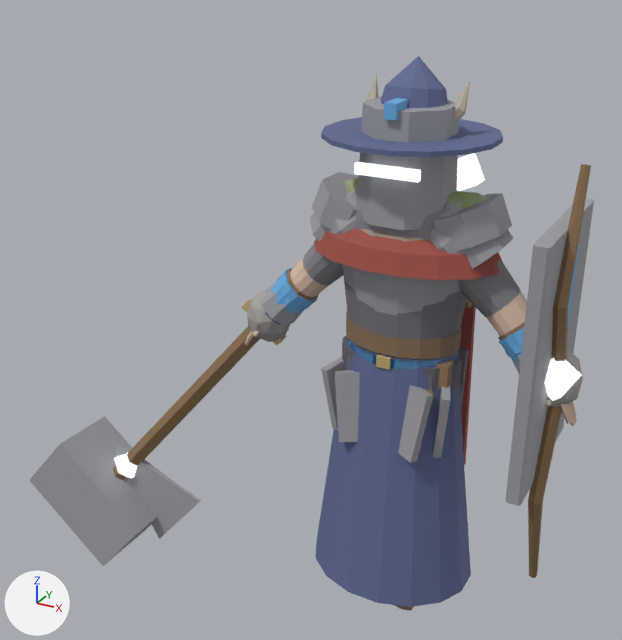
An edit to the glTF model art/creator/humanoid_slim/export/humanoid_slim_feminine.glb, drawn before and after from the same camera.
The view is the same before and after, from a camera (50 mm lens) standing at (1.06, -2.6, 2.35) and looking at (-0.42, 0.1, 1.0). Lighting does not change. The marker at lower left points along +X, +Y and +Z. The picture after the commit comes second. Vertices at exactly the same position are counted once.

The scene before the commit, as lines of its bpy script (objects in view):
```python
me_part_back_cape = bpy.data.meshes.new('part.back.cape')
me_part_back_cape.from_pydata(...)  # 8 vertices, 12 faces; spans x -0.23..0.23, y 0.105..0.232, z 0.528..1.475
me_part_back_cape.materials.append(mat_cloth)
me_part_head_great_helm = bpy.data.meshes.new('part.head.great_helm')
me_part_head_great_helm.from_pydata(...)  # an 8-sided cut cone along z (radius 0.164 by 0.168 at the low end, 0.151 by 0.155 at the high end) spanning x -0.151..0.151, y -0.171..0.142, z 1.516..1.884, material slot 0; a box spanning x -0.108..0.108, y -0.192..-0.172, z 1.681..1.717, material slot 1; a box spanning x -0.02..0.02, y -0.176..0.148, z 1.859..1.909, material slot 2
me_part_head_great_helm.materials.append(mat_metal)
me_part_head_great_helm.materials.append(mat_emissive)
me_part_head_great_helm.materials.append(mat_accent)
me_part_head_wide_hat = bpy.data.meshes.new('part.head.wide_hat')
me_part_head_wide_hat.from_pydata(...)  # 57 vertices, 106 faces; spans x -0.286..0.286, y -0.285..0.287, z 1.771..2.024
me_part_head_wide_hat.materials.append(mat_cloth)
ob_part_back_cape = bpy.data.objects.new('part.back.cape', me_part_back_cape)
ob_part_back_cape.location = (0.0, 0.0, 0.0)
ob_part_head_great_helm = bpy.data.objects.new('part.head.great_helm', me_part_head_great_helm)
ob_part_head_great_helm.location = (0.0, 0.0, 0.0)
ob_part_head_wide_hat = bpy.data.objects.new('part.head.wide_hat', me_part_head_wide_hat)
ob_part_head_wide_hat.location = (0.0, 0.0, 0.0)
# also in view: 'part.shoulders.pauldrons' at (0.0, 0.01, 1.47); 'part.back.quiver' at (0.05, 0.17, 1.41); 'part.weapon.maul' at (-1.02, -0.13, 0.5); 'part.shoulders.mantle' at (0.0, 0.0, 1.45); 'part.shoulders.slabs' at (0.0, 0.01, 1.47)
```
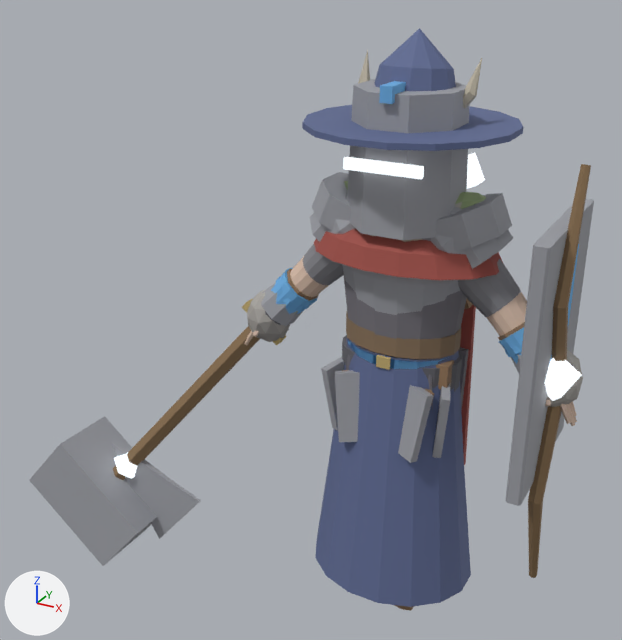
Changed parts and their boxes [x1, y1, x2, y2] in the pictures (622 x 640 px; the box of a moved part takes in the faces that stretch with it):
```json
{"object": "part.head.great_helm", "change": "reshaped", "before": [354, 97, 459, 230], "after": [343, 79, 470, 240], "on screen": "21% wider, 21% taller"}
{"object": "part.head.wide_hat", "change": "reshaped", "before": [321, 56, 503, 157], "after": [302, 28, 524, 151], "on screen": "22% wider, 22% taller"}
{"part": 1, "of": "me_part_head_great_helm", "change": "moved or reshaped", "before": [357, 97, 459, 230], "after": [347, 79, 470, 240]}
{"part": 2, "of": "me_part_head_great_helm", "change": "moved or reshaped", "before": [354, 162, 421, 183], "after": [343, 157, 424, 179]}
{"part": 3, "of": "me_part_head_great_helm", "change": "moved or reshaped", "before": [384, 98, 408, 120], "after": [379, 81, 406, 104]}
{"part": 4, "of": "me_part_head_wide_hat", "change": "moved or reshaped", "before": [321, 117, 503, 157], "after": [302, 105, 524, 151]}
{"part": 5, "of": "me_part_head_wide_hat", "change": "moved or reshaped", "before": [381, 56, 448, 108], "after": [374, 28, 456, 91]}
```

Scene script edits in JSON lines:
```json
{"block": "me_part_head_great_helm", "where": "# used by ob_part_head_great_helm; location = (0.0, 0.0, 0.0)"}
{"op": "remove", "block": "me_part_head_great_helm", "code": "me_part_head_great_helm.from_pydata(...)  # 32 vertices, 52 faces; spans x -0.151..0.151, y -0.192..0.148, z 1.516..1.909"}
{"op": "add", "block": "me_part_head_great_helm", "code": "me_part_head_great_helm.from_pydata(...)  # 32 vertices, 52 faces; spans x -0.182..0.182, y -0.226..0.179, z 1.496..1.963"}
{"block": "me_part_head_great_helm", "change": "me_part_head_great_helm part 1: the loose piece of 16 vertices spanning x -0.151..0.151, y -0.171..0.142, z 1.516..1.884 is scaled about its middle by 1.2, then moved by (0.0, -0.002, 0.017)"}
{"block": "me_part_head_great_helm", "change": "me_part_head_great_helm part 2: the loose piece of 8 vertices spanning x -0.108..0.108, y -0.192..-0.172, z 1.681..1.717 is scaled about its middle by (1.2, 1, 1), then moved by (0.0, -0.034, 0.021)"}
{"block": "me_part_head_great_helm", "change": "me_part_head_great_helm part 3: the loose piece of 8 vertices spanning x -0.02..0.02, y -0.176..0.148, z 1.859..1.909 is scaled about its middle by (1, 1.2, 1), then moved by (0.0, -0.002, 0.054)"}
{"block": "me_part_head_wide_hat", "where": "# used by ob_part_head_wide_hat; location = (0.0, 0.0, 0.0)"}
{"op": "remove", "block": "me_part_head_wide_hat", "code": "me_part_head_wide_hat.from_pydata(...)  # 57 vertices, 106 faces; spans x -0.286..0.286, y -0.285..0.287, z 1.771..2.024"}
{"op": "add", "block": "me_part_head_wide_hat", "code": "me_part_head_wide_hat.from_pydata(...)  # 57 vertices, 106 faces; spans x -0.344..0.344, y -0.345..0.343, z 1.805..2.107"}
{"block": "me_part_head_wide_hat", "change": "me_part_head_wide_hat part 4: the loose piece of 32 vertices spanning x -0.286..0.286, y -0.285..0.287, z 1.776..1.792 is scaled about its middle by 1.2, then moved by (0.0, -0.002, 0.034)"}
{"block": "me_part_head_wide_hat", "change": "me_part_head_wide_hat part 5: the loose piece of 25 vertices spanning x -0.125..0.125, y -0.124..0.125, z 1.771..2.024 is turned 1.2 degrees about the x axis through its middle and scaled by 1.2, then moved by (0.0, -0.005, 0.056)"}
```
